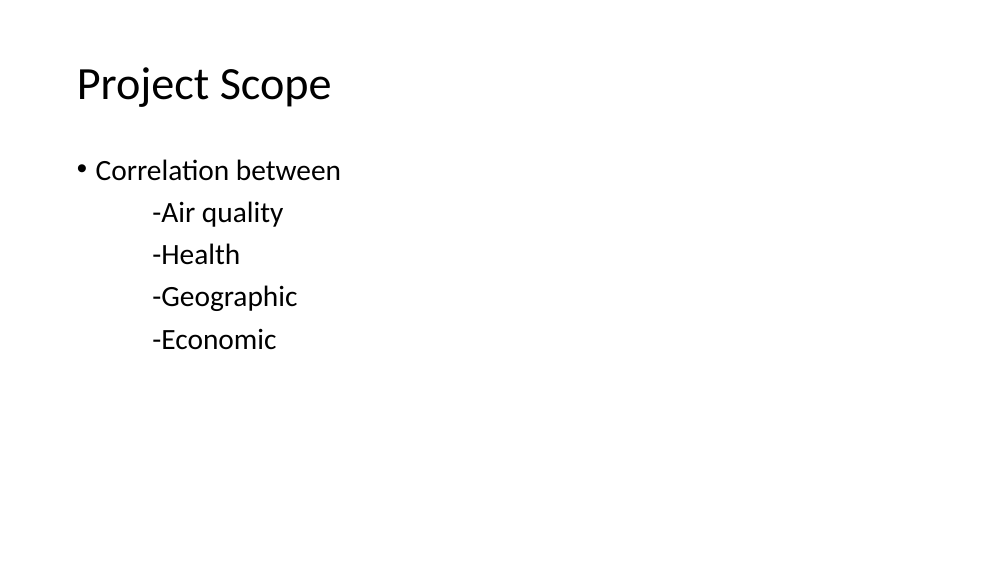
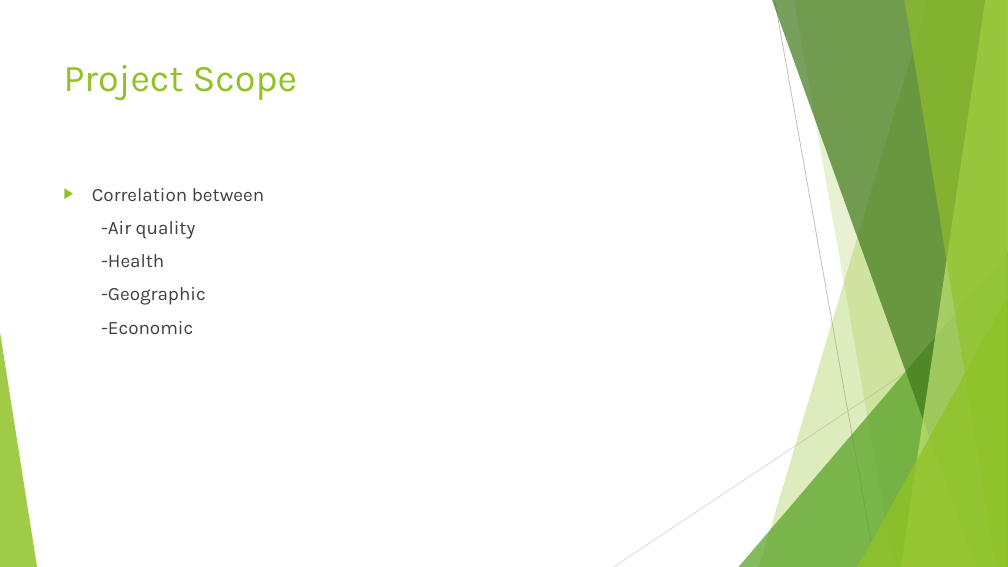
Before and after one commit to amxmongoose/City_Health, a slide deck: slide 2 of City_health_ppt.pptx. Drawn at 1008x567 pixels with LibreOffice and Linux fonts; fonts in the diff are those of the drawing. Boxes give left, top, right and bottom in pixels: in the first picture for what was removed or moved away, otherwise in the second. Text is boxed around its words. In the diff, an @@ line names an element or a change of style, - is before the commit and + after.

```diff
--- a/City_health_ppt.pptx
+++ b/City_health_ppt.pptx
@@ title "Project Scope": place and size @@
-title "Project Scope" at box(77, 67, 332, 107)
+title "Project Scope" at box(64, 65, 297, 101)
@@ title "Project Scope" at box(64, 65, 297, 101): size 44 to 36 pt, font Calibri to Karla, text colour #000000 to #90C226; line spacing 0.9 to 1; vertical alignment middle to top @@
@@ text "Correlation between": place and size @@
-text "Correlation between" at box(96, 159, 341, 350)
+text "Correlation between" at box(92, 188, 264, 334)
@@ text "Correlation between" at box(92, 188, 264, 334): size 28 to 18 pt, font Calibri to Karla, text colour #000000 to #404040; bullet • to ▶; line spacing 0.9 to 1 @@
@@ group added at box(0, 0, 1008, 567): 5 freeform shapes, 3 triangles, 2 lines @@
```
Also in this commit, not shown: 6 other slides changed, 3 slides added, 2 slides removed.
